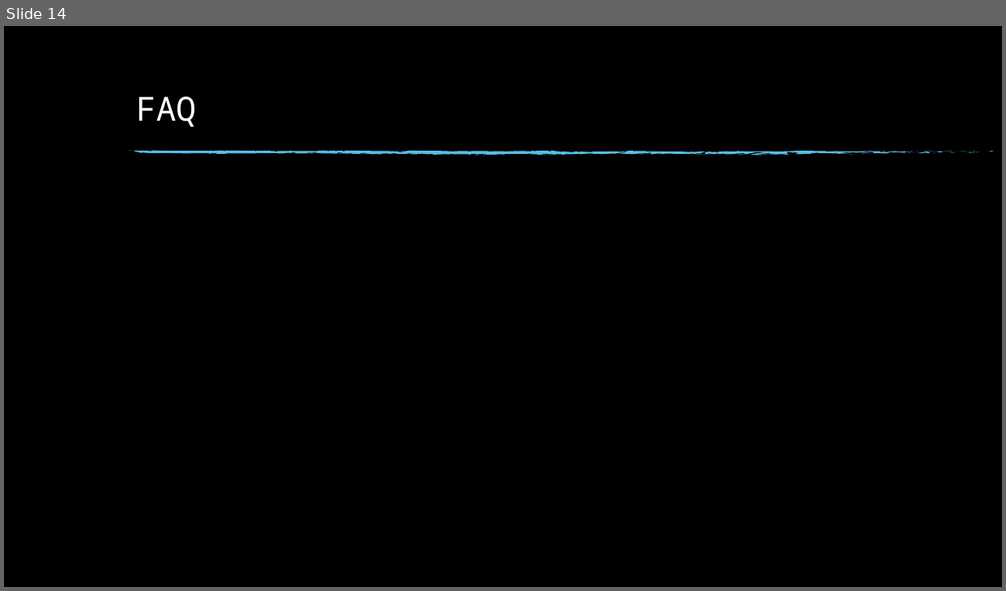
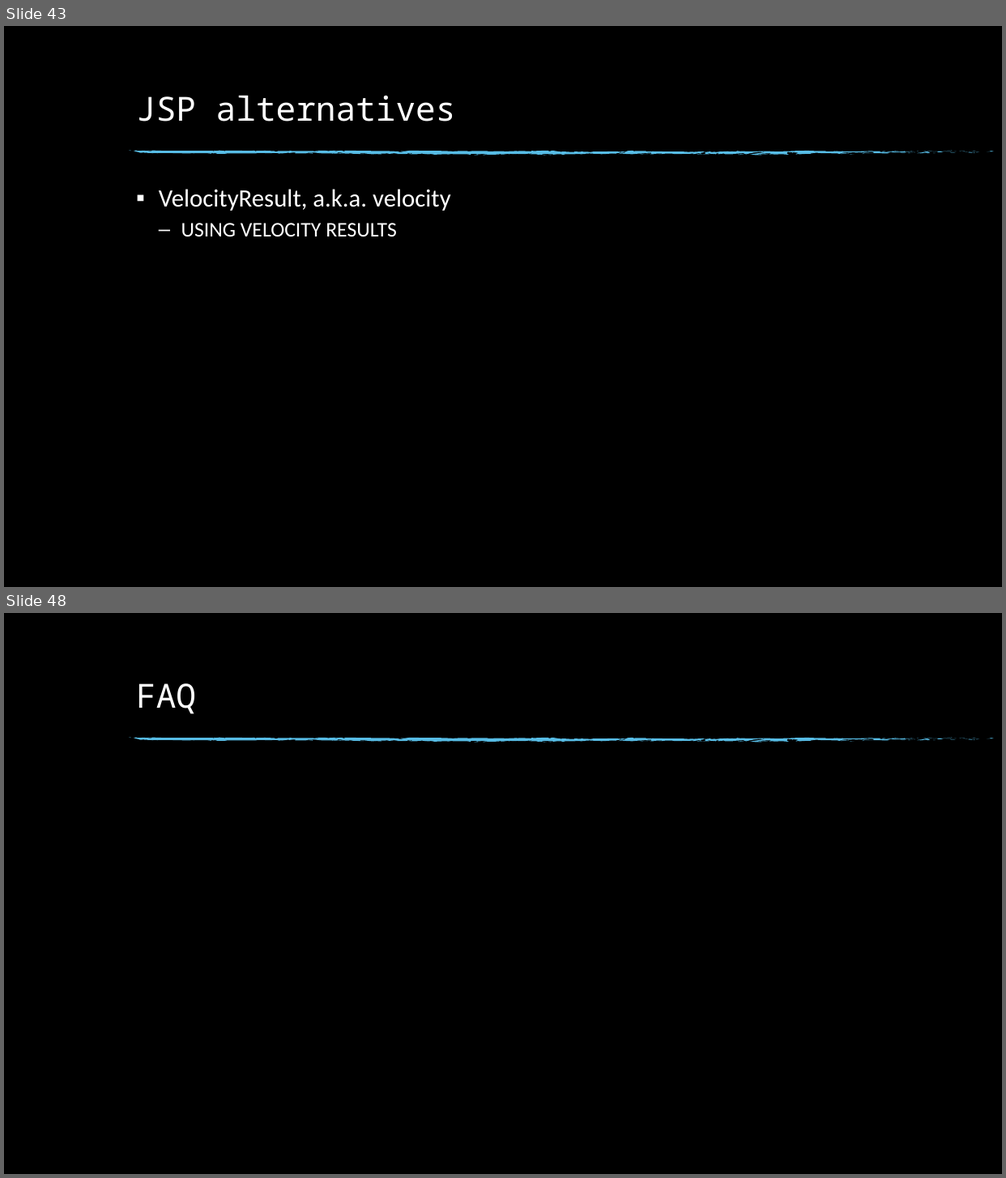
Before and after one commit to KernelDang/JEE, a slide deck: Seminar/slide.pptx. Shown one above the other, each under a label of ours: slide 14 before the commit, slides 43 and 48 after it; the slides between them are not shown. The pictures are 1006x591 and 1006x1178 pixels, drawn with LibreOffice and Linux fonts; fonts in the diff are those of the drawing; background and template pictures are left out. Boxes give left, top, right and bottom in pixels: in the first picture for what was removed or moved away, otherwise in the second. Text is boxed around its words. In the diff, an @@ line names an element or a change of style, - is before the commit and + after.

```diff
--- a/Seminar/slide.pptx
+++ b/Seminar/slide.pptx
@@ slide 43 added at (x1=4, y1=26, x2=1002, y2=587), background picture (left out); not listed: 74 template elements that a slide beside it also shows @@
@@ title added at (x1=136, y1=95, x2=456, y2=122), 32 pt, text #FFFFFF @@
+JSP alternatives
@@ text added at (x1=159, y1=189, x2=451, y2=237), 24 pt, text #FFFFFF @@
+▪ VelocityResult, a.k.a. velocity
+  – USING VELOCITY RESULTS
@@ what was slide 14 is now slide 48 @@
```
Also in this commit, not shown: 2 slides changed, 33 other slides added.
